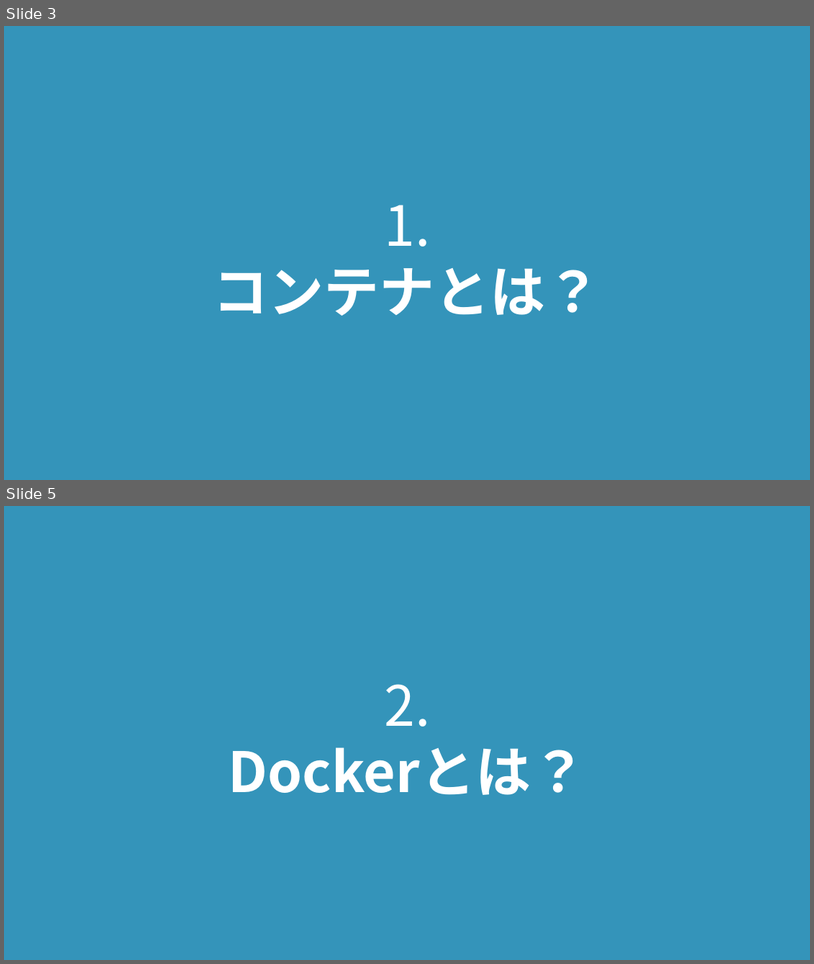
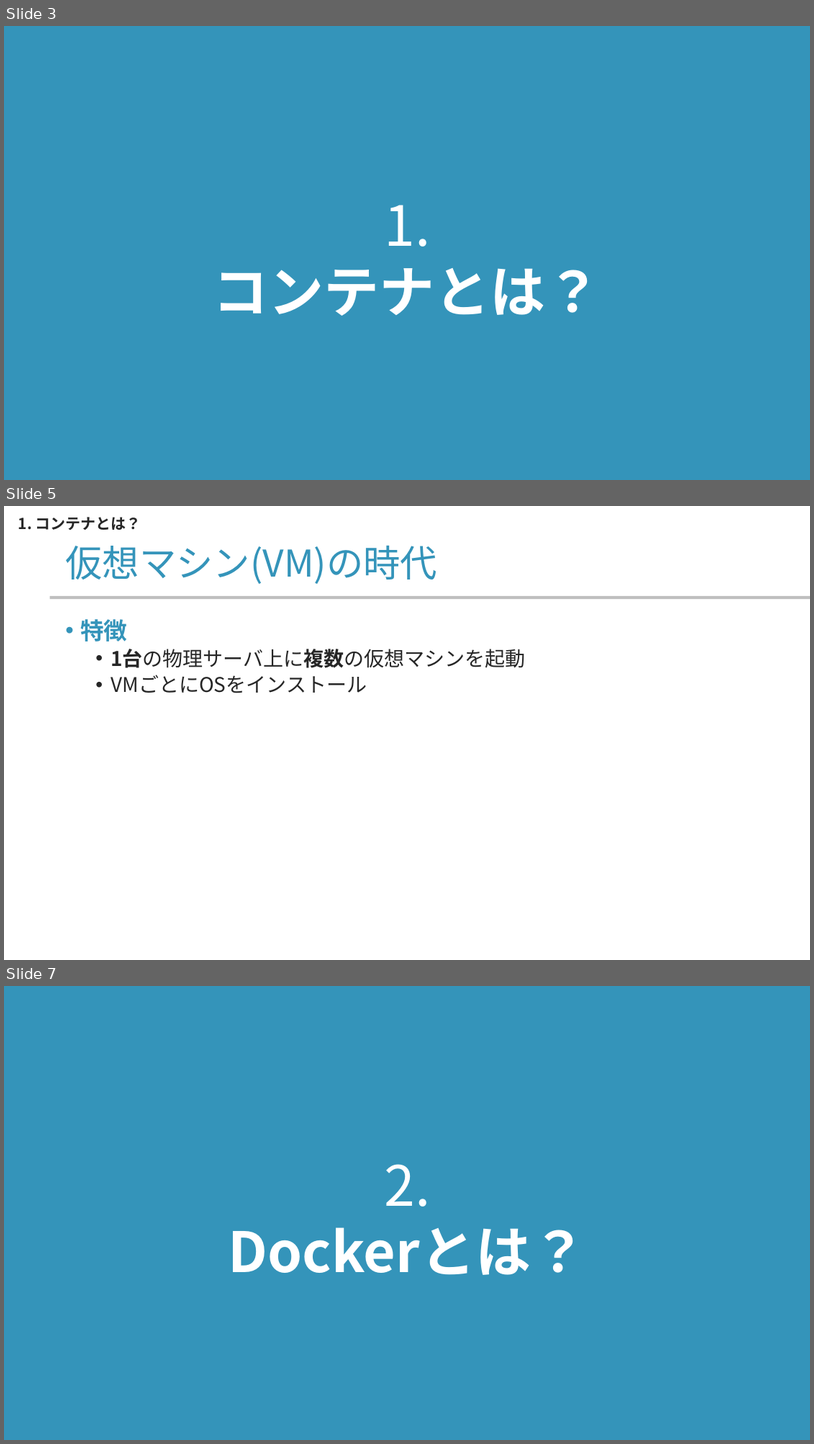
Before and after one commit to yamada-ai/java-prac, a slide deck: docker-container.pptx. Shown one above the other, each under a label of ours: slides 3 and 5 before the commit, slides 3, 5 and 7 after it; the slides between them are not shown. The pictures are 814x964 and 814x1444 pixels, drawn with LibreOffice and Linux fonts; fonts in the diff are those of the drawing; background and template pictures are left out. Boxes give left, top, right and bottom in pixels: in the first picture for what was removed or moved away, otherwise in the second. Text is boxed around its words. In the diff, an @@ line names an element or a change of style, - is before the commit and + after.

```diff
--- a/docker-container.pptx
+++ b/docker-container.pptx
@@ slide 5 added at (4, 506, 810, 960), background #FFFFFF @@
@@ text added at (18, 517, 142, 530), 18 pt, text #262626, bold @@
+1. コンテナとは？
@@ title added at (65, 546, 437, 584), 44 pt, text #3494BA @@
+仮想マシン(VM)の時代
@@ rectangle added at (50, 596, 810, 599), fill #BFBFBF @@
@@ text added at (80, 619, 525, 693), 24 pt, text #262626 @@
+• 特徴
+  • 1台の物理サーバ上に複数の仮想マシンを起動
+  • VMごとにOSをインストール
@@ what was slide 5 is now slide 7 @@
```
Also in this commit, not shown: 5 slides changed, 1 other slide added, 1 slide removed.
